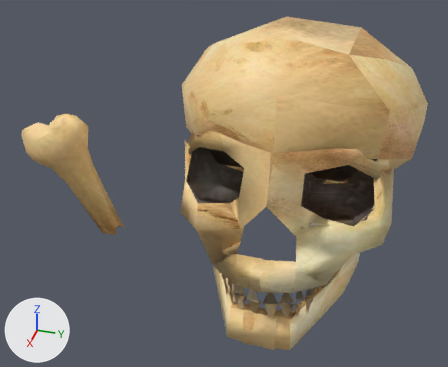
Two versions of the Blender file Assets/Models/Textured Models/strangerock textured.blend, one commit apart.
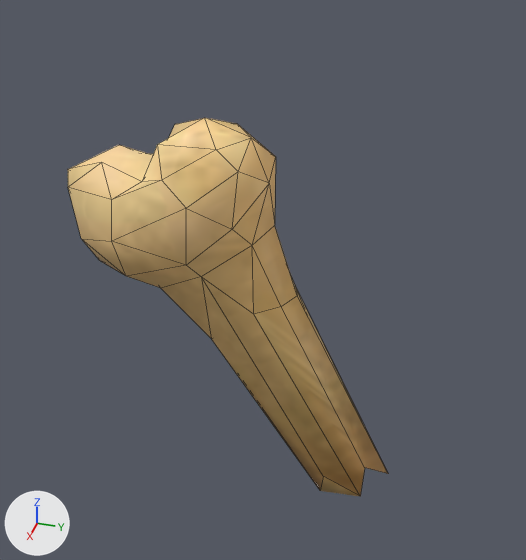
Each version appears first whole from a 50 mm camera at (6.71, -4.56, 4.78) aimed at (-1.36, -6.9, -0.37), and next in a close-up on the part from 0% to 38% of the width and 21% to 70% of the height. The lights are fixed; the arrows at lower left show +X, +Y and +Z. The close-ups show mesh edges as thin lines.
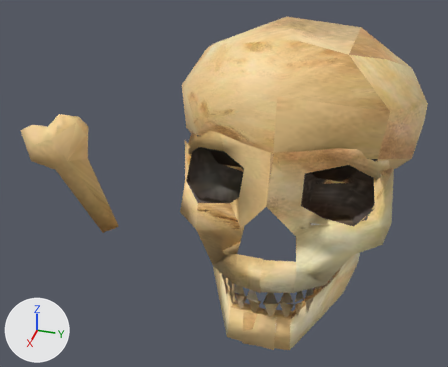
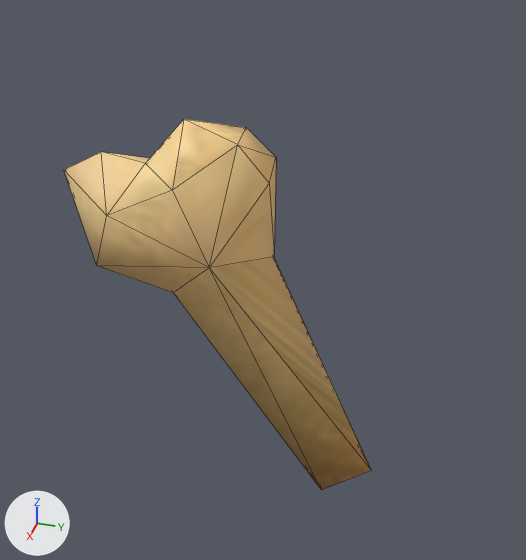
Changed parts and their boxes [x1, y1, x2, y2] in the close-ups (526 x 560 px):
'Cylinder', modifiers changed
    before: [68, 118, 388, 496]
    after: [64, 119, 371, 490]

What the commit changed:
Object 'Cylinder' (ob_cylinder) has a DECIMATE modifier named 'Decimate'.
On modifier 'Decimate' of object 'Cylinder' (ob_cylinder), ratio goes from 0.354 to 0.143.
